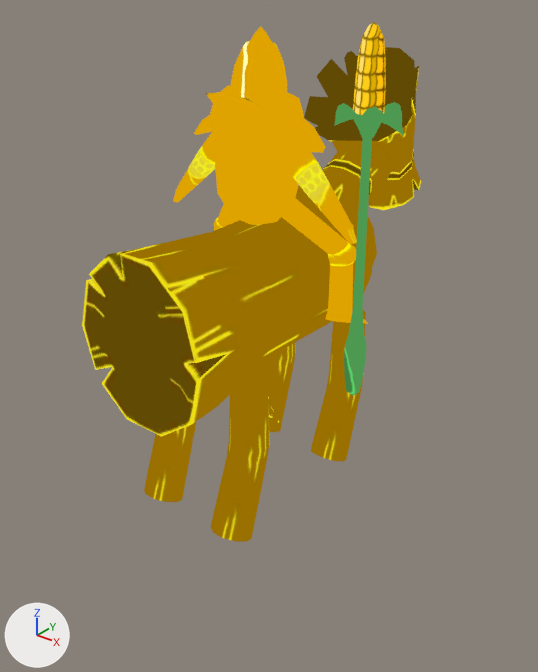
Before and after pictures for a commit that changed the glTF model godot/assets/models/battle/summons/HuskerKnight.glb.
Before and after are seen from a 50 mm camera at (0.212, -0.258, 0.241) aimed at (-0.027, 0.04, 0.057). Lighting does not change. The marker at lower left points along +X, +Y and +Z. The picture after the commit comes second. Vertices at exactly the same position are counted once.

Names of what the first picture shows: 'CornLance', 'Horse', 'Knight'.
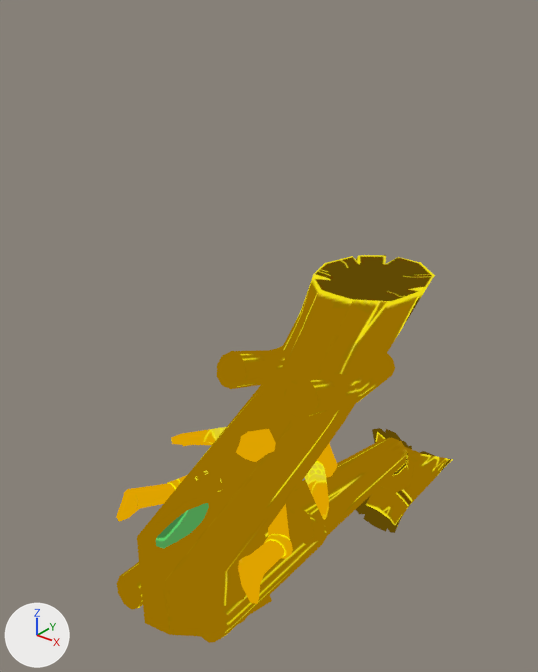
The change, as a diff of the scene's bpy script:
```diff
--- a/godot/assets/models/battle/summons/HuskerKnight.glb.py
+++ b/godot/assets/models/battle/summons/HuskerKnight.glb.py
@@ me_horse @@
 # used by ob_horse; parent = ob_huskerknight; location = (-0.0000292, 0.0, 0.0); rotation_euler = (1.571, 0.0, 0.0), in degrees (90, 0, 0)
-me_horse.from_pydata(...)  # 457 vertices, 894 faces; spans x -0.69..0.69, y -0.03..4.15, z -2.66..1.6
+me_horse.from_pydata(...)  # 457 vertices, 894 faces; spans x -0.69..0.69, y -1.66..4.15, z -2.66..1.6
+# me_horse part 1: 175 of 457 vertices moved; they spanned x -0.65..0.66, y 0.7..2.94, z -1.42..1.24 and now span x -0.65..0.66, y -1.66..2.42, z -1.38..1.24; mean shift (0.0, -2.15, 0.03); largest move (0.41, 1.67, -1.05) -> (0.41, -1.44, -1.01)
 me_horse.materials.append(mat_huskerknight_d)
@@ ob_cornlance @@
 ob_cornlance = bpy.data.objects.new('CornLance', me_cornlance)
-ob_cornlance.parent = ob_huskerknight
-ob_cornlance.location = (1.152, -0.0925, 2.944)
-ob_cornlance.rotation_euler = (1.571, 0.0, 0.0)  # degrees (90, 0, 0)
+ob_cornlance.location = (0.0, 0.0, 0.0)
+ob_cornlance.scale = (0.05, 0.05, 0.05)
@@ ob_horse @@
 ob_horse = bpy.data.objects.new('Horse', me_horse)
-ob_horse.parent = ob_huskerknight
 ob_horse.location = (-0.0000292, 0.0, 0.0)
-ob_horse.rotation_euler = (1.571, 0.0, 0.0)  # degrees (90, 0, 0)
+ob_horse.scale = (0.05, 0.05, 0.05)
@@ ob_knight @@
 ob_knight = bpy.data.objects.new('Knight', me_knight)
-ob_knight.parent = ob_huskerknight
-ob_knight.location = (0.000101, 0.0434, 3.113)
-ob_knight.rotation_euler = (1.571, 0.0, 0.0)  # degrees (90, 0, 0)
+ob_knight.location = (0.0, 0.0, 0.0)
+ob_knight.scale = (0.05, 0.05, 0.05)
```

Where the change shows, as pixel boxes [x1, y1, x2, y2] in the pictures (538 x 672 px; the box of a moved part takes in the faces that stretch with it):
'Horse', reshaped, rescaled, moved, turned
    before: [82, 47, 421, 542]
    after: [117, 255, 453, 643]
'Knight', moved, rescaled, turned
    before: [173, 26, 368, 324]
    after: [116, 427, 338, 604]
'CornLance', moved, rescaled, turned
    before: [334, 22, 403, 396]
    after: [156, 503, 209, 548]
part 1 of me_horse, moved or reshaped
    before: [86, 166, 377, 462]
    after: [117, 256, 434, 643]
